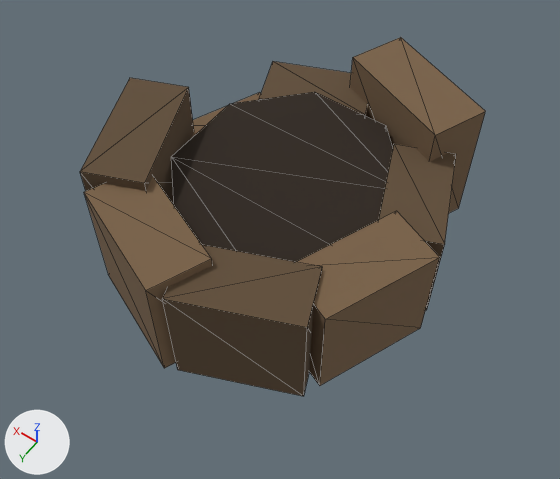
A saved change to the glTF model src/main/resources/watch/models/cosmetics/walker/fur_collar.glb.
One viewpoint serves both versions: a 50 mm lens placed at (-0.331, 0.475, 1.946), pointed at (-0.01, 0.026, 1.24). Lighting does not change. The marker at lower left points along +X, +Y and +Z. The first picture is the older version. Mesh edges are drawn as thin lines. Vertices at exactly the same position are counted once.

The scene before the commit, as lines of its bpy script (objects in view):
```python
me_fur_collar_spine = bpy.data.meshes.new('fur_collar_spine')
me_fur_collar_spine.from_pydata(...)  # 96 vertices, 152 faces; spans x -0.193..0.21, y -0.227..0.217, z 1.189..1.364
# faces by material slot: [28, 48, 48, 28]
me_fur_collar_spine.materials.append(mat_fur_collar_trim_dark)  # brown #2d231a
me_fur_collar_spine.materials.append(mat_fur_collar_main)  # brown #7a6248
me_fur_collar_spine.materials.append(mat_fur_collar_main_dark)  # brown #614e39
me_fur_collar_spine.materials.append(mat_fur_collar_trim)  # brown #3a2e22
ob_fur_collar_spine = bpy.data.objects.new('fur_collar_spine', me_fur_collar_spine)
ob_fur_collar_spine.location = (0.0, 0.0, 0.0)
```
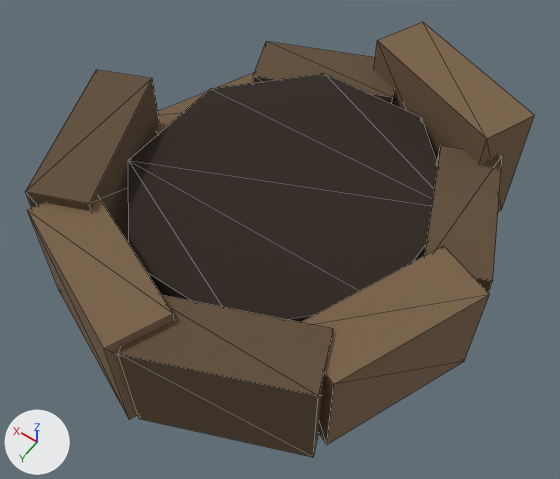
Location of each change, (x1, y1, x2, y2) in pixels of the pictures (560 x 479 px; the box of a moved part takes in the faces that stretch with it):
'fur_collar_spine', reshaped (25% wider, 21% taller): before (80, 37, 486, 396); after (26, 22, 534, 457)
part 1 of me_fur_collar_spine, moved or reshaped: before (171, 92, 393, 262); after (128, 73, 438, 323)
part 2 of me_fur_collar_spine, moved or reshaped: before (80, 37, 486, 396); after (26, 22, 534, 457)

Patch to the scene script:
```diff
--- a/src/main/resources/watch/models/cosmetics/walker/fur_collar.glb.py
+++ b/src/main/resources/watch/models/cosmetics/walker/fur_collar.glb.py
@@ me_fur_collar_spine @@
 # used by ob_fur_collar_spine; location = (0.0, 0.0, 0.0)
-me_fur_collar_spine.from_pydata(...)  # 96 vertices, 152 faces; spans x -0.193..0.21, y -0.227..0.217, z 1.189..1.364
+me_fur_collar_spine.from_pydata(...)  # 96 vertices, 152 faces; spans x -0.251..0.267, y -0.289..0.279, z 1.173..1.348
+# me_fur_collar_spine part 1: the loose piece of 16 vertices spanning x -0.119..0.119, y -0.129..0.129, z 1.211..1.321 is scaled about its middle by (1.4, 1.4, 1), then moved by (0.0, 0.0, -0.016)
+# me_fur_collar_spine part 2: 64 of 96 vertices moved; they spanned x -0.193..0.21, y -0.227..0.217, z 1.201..1.364 and now span x -0.251..0.267, y -0.289..0.279, z 1.185..1.348; mean shift (0.0, 0.0, -0.016); largest move (0.006, 0.217, 1.201) -> (0.004, 0.279, 1.185)
+# other edits to the shape of me_fur_collar_spine do not show in these pictures
 me_fur_collar_spine.materials.append(mat_fur_collar_trim_dark)
```
